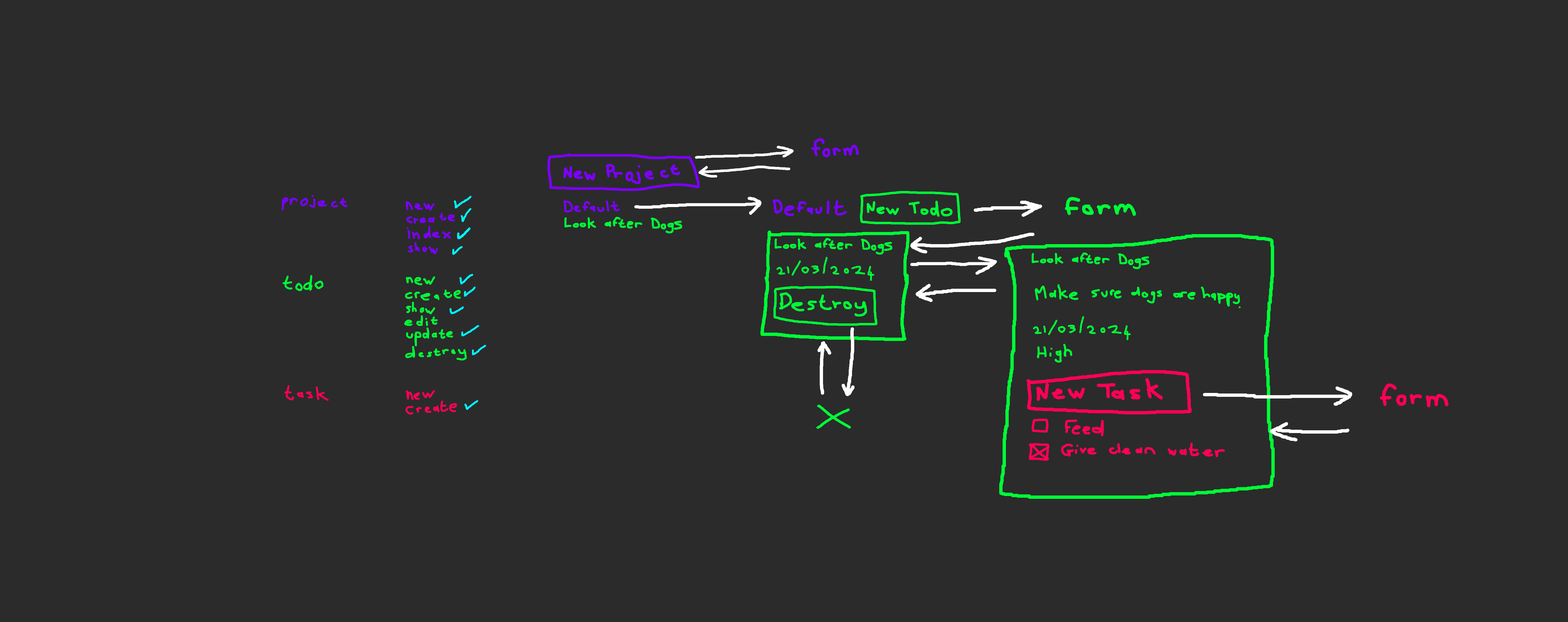
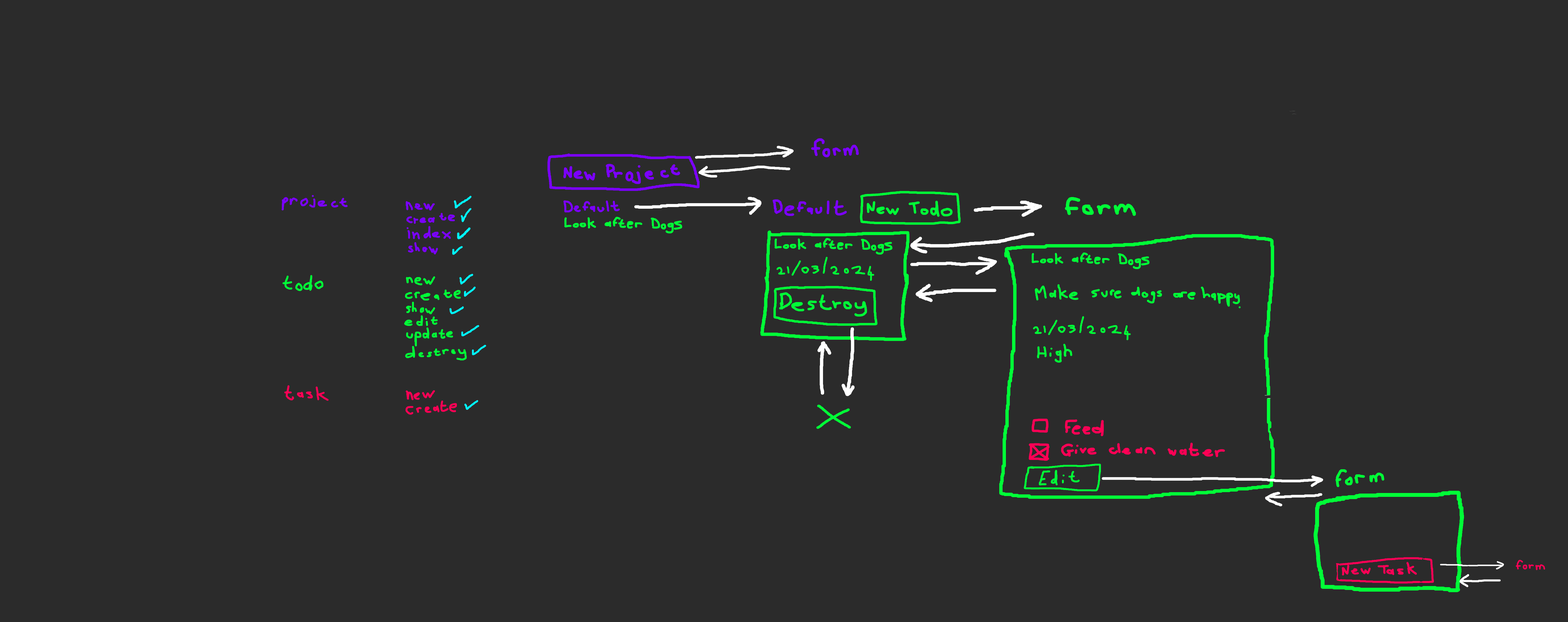
Before/after of a 1568x622 layered artwork. What changed in the layer stack:
painted on "Paint Layer 1" over [1023, 110, 1546, 593]
